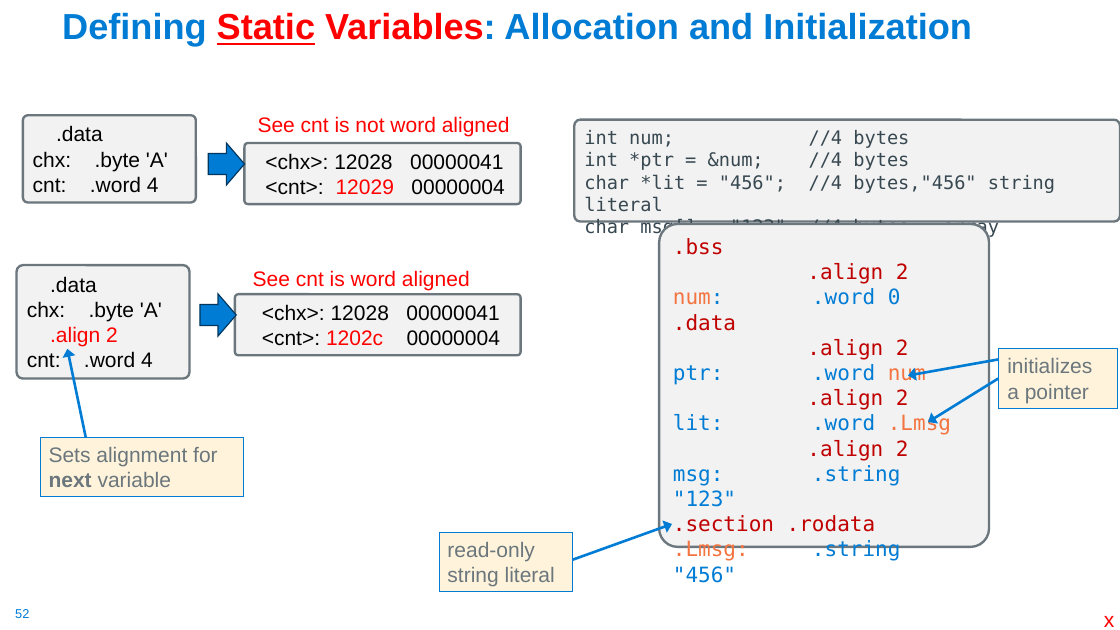
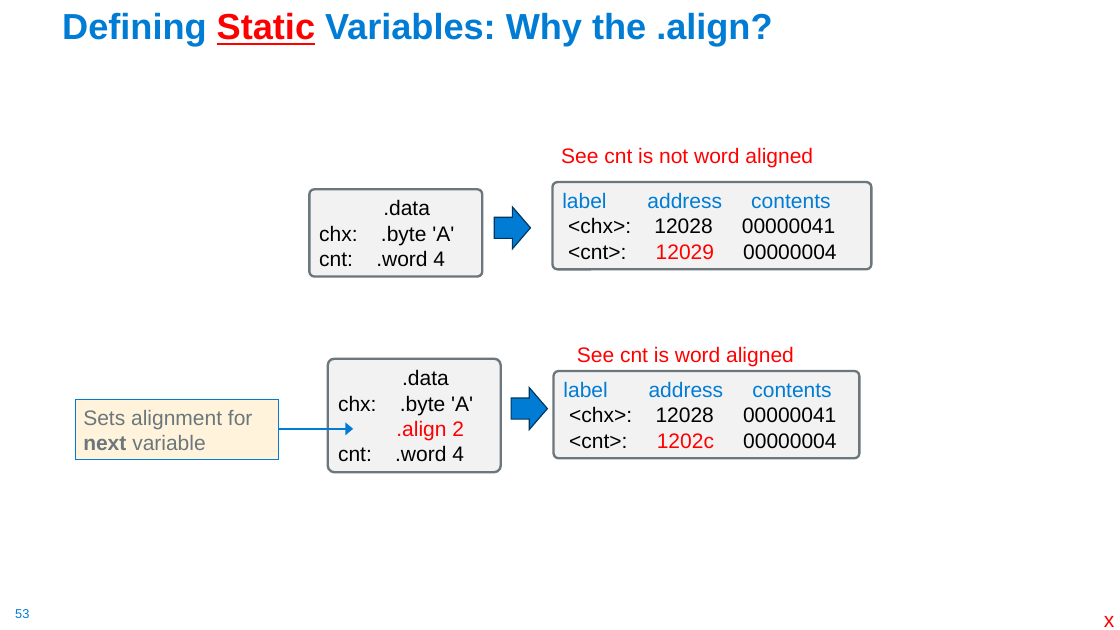
Before and after one commit to cse30-sp24/Muller-Slides, a slide deck: slide 53 of 06-Arm-Part3.pptx (slide 52 before the commit). Drawn at 1120x630 pixels with LibreOffice and Linux fonts; fonts in the diff are those of the drawing. Boxes give left, top, right and bottom in pixels: in the first picture for what was removed or moved away, otherwise in the second. Text is boxed around its words. In the diff, an @@ line names an element or a change of style, - is before the commit and + after.

```diff
--- a/06-Arm-Part3.pptx
+++ b/06-Arm-Part3.pptx
@@ title at [62,12,772,46]: text changed @@
-Defining Static Variables: Allocation and Initialization
+Defining Static Variables: Why the .align?
@@ text "See cnt is not word ...": place and size @@
-text "See cnt is not word ..." at [258,116,510,137]
+text "See cnt is not word ..." at [561,147,813,167]
@@ rounded rectangle ".data": place and size @@
-rounded rectangle ".data" at [23,115,196,202]
+rounded rectangle ".data" at [309,189,482,276]
@@ right arrow: place and size @@
-right arrow at [208,143,245,185]
+right arrow at [494,207,530,249]
@@ rounded rectangle "label address contents": place and size @@
-rounded rectangle "label address contents" at [245,143,521,204]
+rounded rectangle "label address contents" at [553,182,872,270]
@@ text in rounded rectangle at [562,192,830,209]: paragraph added @@
+label address contents
@@ rounded rectangle ".data": place and size @@
-rounded rectangle ".data" at [17,266,190,379]
+rounded rectangle ".data" at [328,359,501,472]
@@ text "See cnt is word aligned": place and size @@
-text "See cnt is word aligned" at [253,270,470,291]
+text "See cnt is word aligned" at [577,346,794,366]
@@ right arrow: place and size @@
-right arrow at [200,294,236,336]
+right arrow at [512,387,548,429]
@@ rounded rectangle "label address contents": place and size @@
-rounded rectangle "label address contents" at [235,294,521,355]
+rounded rectangle "label address contents" at [554,371,860,459]
@@ text in rounded rectangle at [563,381,831,398]: paragraph added @@
+label address contents
@@ rectangle "Sets alignment for next variable": place and size @@
-rectangle "Sets alignment for next variable" at [40,438,244,497]
+rectangle "Sets alignment for next variable" at [75,400,278,460]
@@ arrow added from (278, 429) to (353, 429), #007CD5 2.25 pt @@
@@ group removed at [67,119,1120,592]: 4 arrows, 2 rounded rectangles, 2 rectangles @@
-int num; //4 bytes
-int *ptr = &num; //4 bytes
-char *lit = "456"; //4 bytes,"456" string literal
-char msg[] = "123"; //4 bytes – array
-.bss
-.align 2
-num: .word 0
-.data
-.align 2
-ptr: .word num
-.align 2
-lit: .word .Lmsg
-.align 2
-msg: .string "123"
-.section .rodata
-.Lmsg: .string "456"
-initializes a pointer
-read-only string literal
@@ page number at [15,609,29,618]: text changed @@
-52
+53
```
Also in this commit, not shown: 6 other slides changed, 2 slides added, 3 other files.
